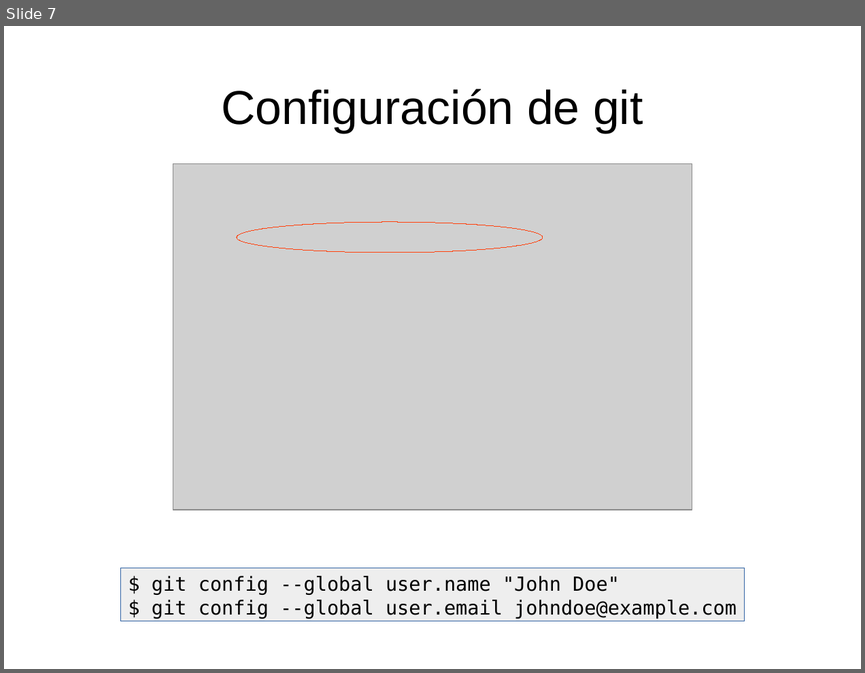
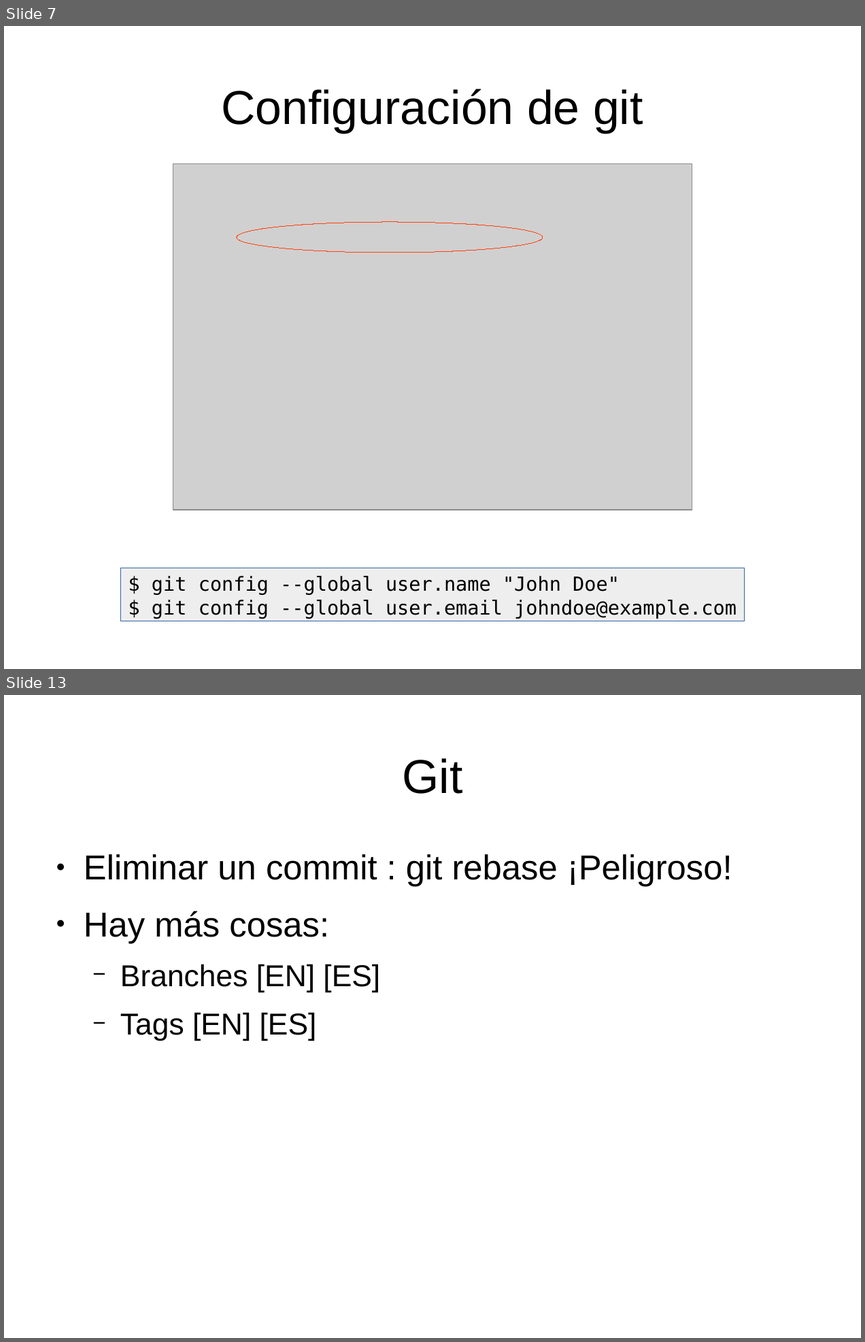
Before and after one commit to franperr/introduccion-git-github, a slide deck: Diapositivas.odp. Shown one above the other, each under a label of ours: slide 7 before the commit, slides 7 and 13 after it; the slides between them are not shown. The pictures are 865x673 and 865x1342 pixels, drawn with LibreOffice and Linux fonts; fonts in the diff are those of the drawing; grey boxes stand for pictures. Boxes give left, top, right and bottom in pixels: in the first picture for what was removed or moved away, otherwise in the second. Text is boxed around its words. In the diff, an @@ line names an element or a change of style, - is before the commit and + after.

```diff
--- a/Diapositivas.odp
+++ b/Diapositivas.odp
@@ slide 13 added at (4, 695, 861, 1338), background #FFFFFF @@
@@ title added at (402, 758, 462, 794), 44 pt, text #000000 @@
+Git
@@ text added at (84, 854, 732, 1040), 32 pt, text #000000 @@
+● Eliminar un commit : git rebase ¡Peligroso!
+● Hay más cosas:
+  − Branches [EN] [ES]
+  − Tags [EN] [ES]
```
Also in this commit, not shown: 3 slides changed, 4 other slides added.
